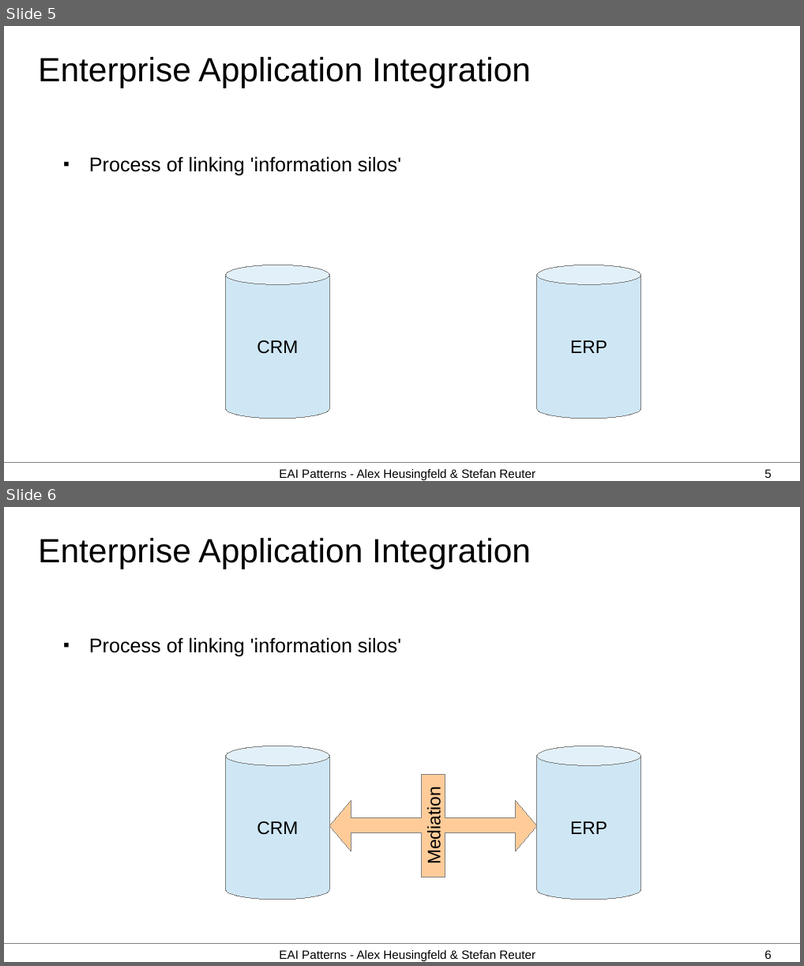
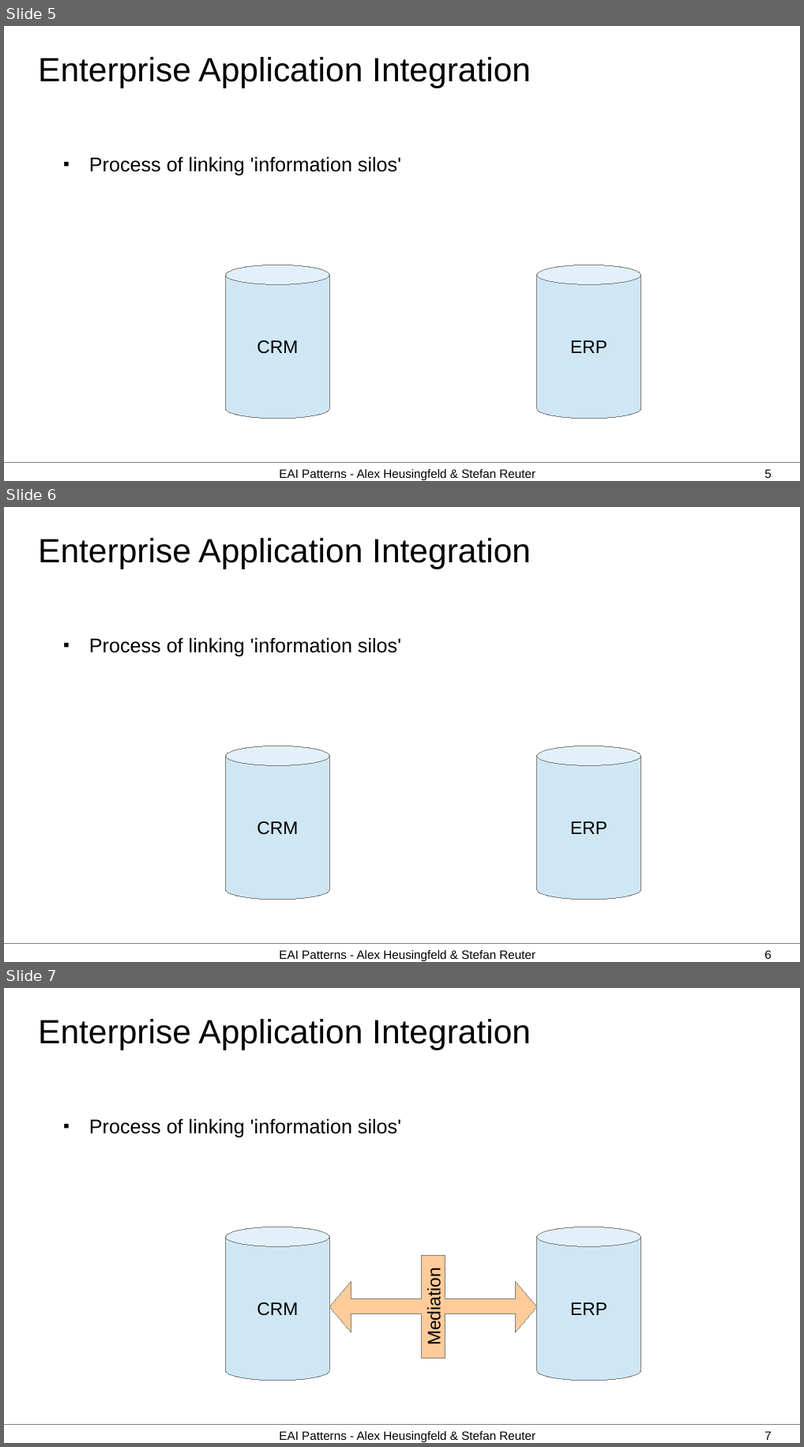
Before and after one commit to aheusingfeld/javaone2012, a slide deck: slides/eai-slides.odp. Shown one above the other, each under a label of ours: slides 5 and 6 before the commit, slides 5, 6 and 7 after it. The pictures are 804x966 and 804x1447 pixels, drawn with LibreOffice and Linux fonts; fonts in the diff are those of the drawing. Boxes give left, top, right and bottom in pixels: in the first picture for what was removed or moved away, otherwise in the second. Text is boxed around its words. In the diff, an @@ line names an element or a change of style, - is before the commit and + after.

```diff
--- a/slides/eai-slides.odp
+++ b/slides/eai-slides.odp
@@ slide 6 added at [4,507,800,962], background #FFFFFF; not listed: 1 template element that a slide beside it also shows @@
@@ title added at [38,538,531,569], 33.5 pt, text #000000 @@
+Enterprise Application Integration
@@ text added at [89,637,401,656], 19.8 pt, text #000000 @@
+■ Process of linking 'information silos'
@@ cylinder added at [226,746,330,900], fill #CFE7F5, outline #808080 0 pt, 18 pt, text #000000 @@
+CRM
@@ cylinder added at [537,746,642,900], fill #CFE7F5, outline #808080 0 pt, 18 pt, text #000000 @@
+ERP
@@ text added at [279,950,536,961], 12 pt, text #000000 @@
+EAI Patterns - Alex Heusingfeld & Stefan Reuter
@@ page number added at [765,950,771,959], 12 pt, text #000000 @@
+6
@@ what was slide 6 is now slide 7 @@
@@ page number at [765,1431,771,1440]: text changed @@
-6
+7
```
Also in this commit, not shown: 9 slides changed, 7 other slides added.
